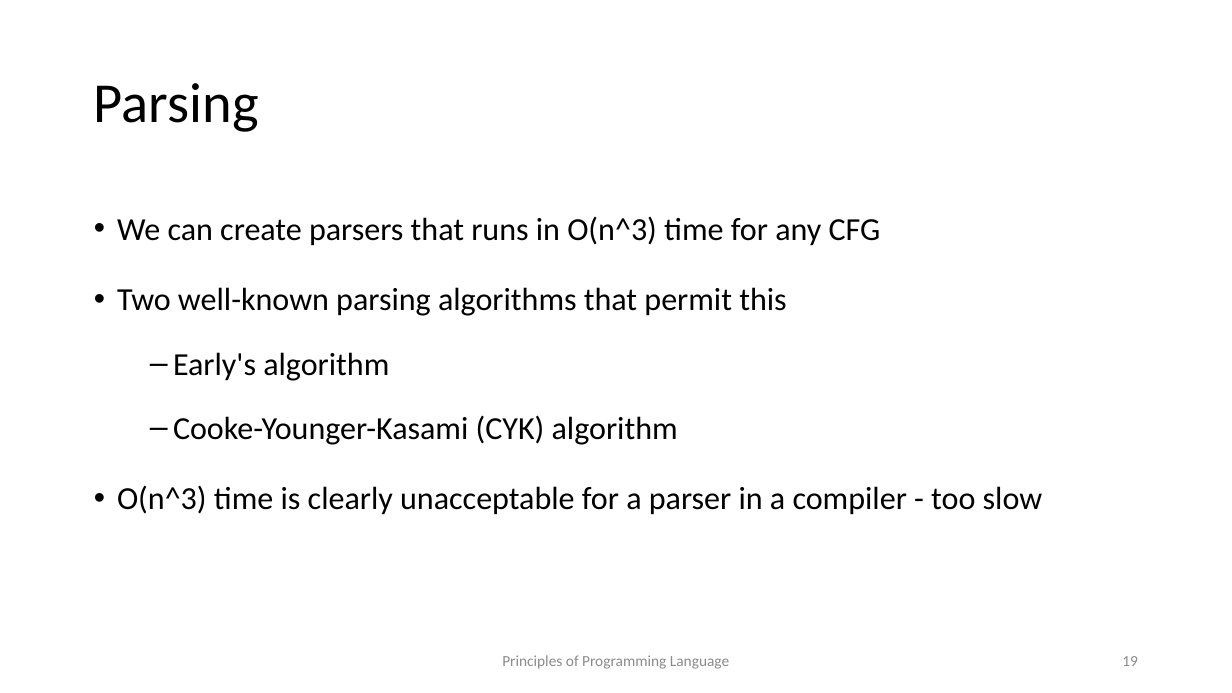
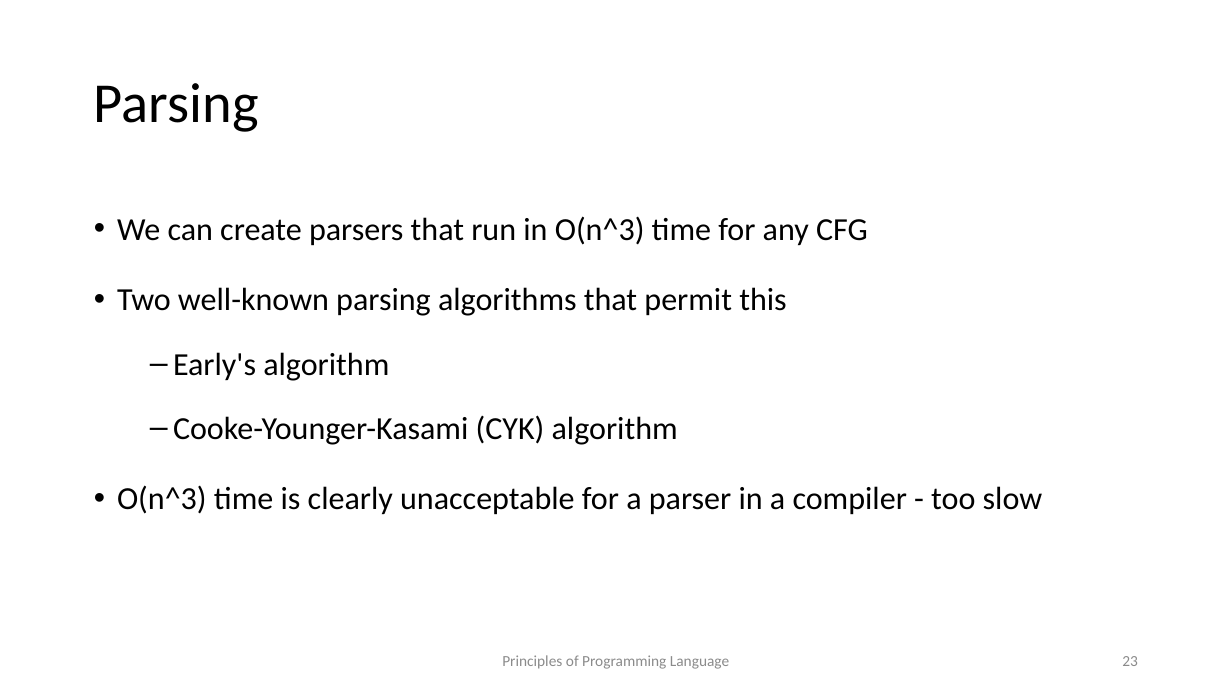
Before and after one commit to kongm/pl-design, a slide deck: slide 23 of syntax.pptx (slide 19 before the commit). Drawn at 1232x693 pixels with LibreOffice and Linux fonts; fonts in the diff are those of the drawing. Boxes give left, top, right and bottom in pixels: in the first picture for what was removed or moved away, otherwise in the second. Text is boxed around its words. In the diff, an @@ line names an element or a change of style, - is before the commit and + after.

```diff
--- a/syntax.pptx
+++ b/syntax.pptx
@@ text at [117,216,868,246]: text changed @@
-• We can create parsers that runs in O(n^3) time for any CFG
+• We can create parsers that run in O(n^3) time for any CFG
@@ page number at [1122,656,1138,666]: text changed @@
-19
+23
```
Also in this commit, not shown: 4 other slides changed, 4 slides added, 4 other files.
